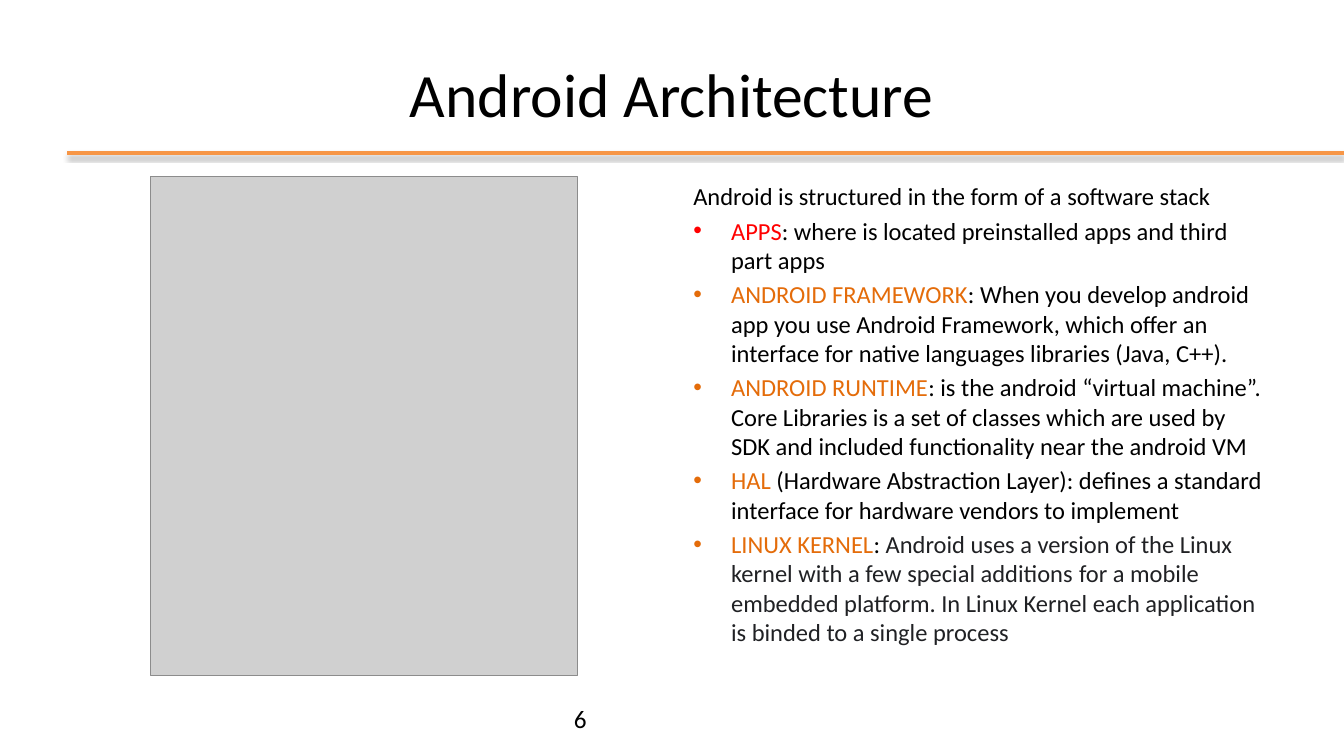
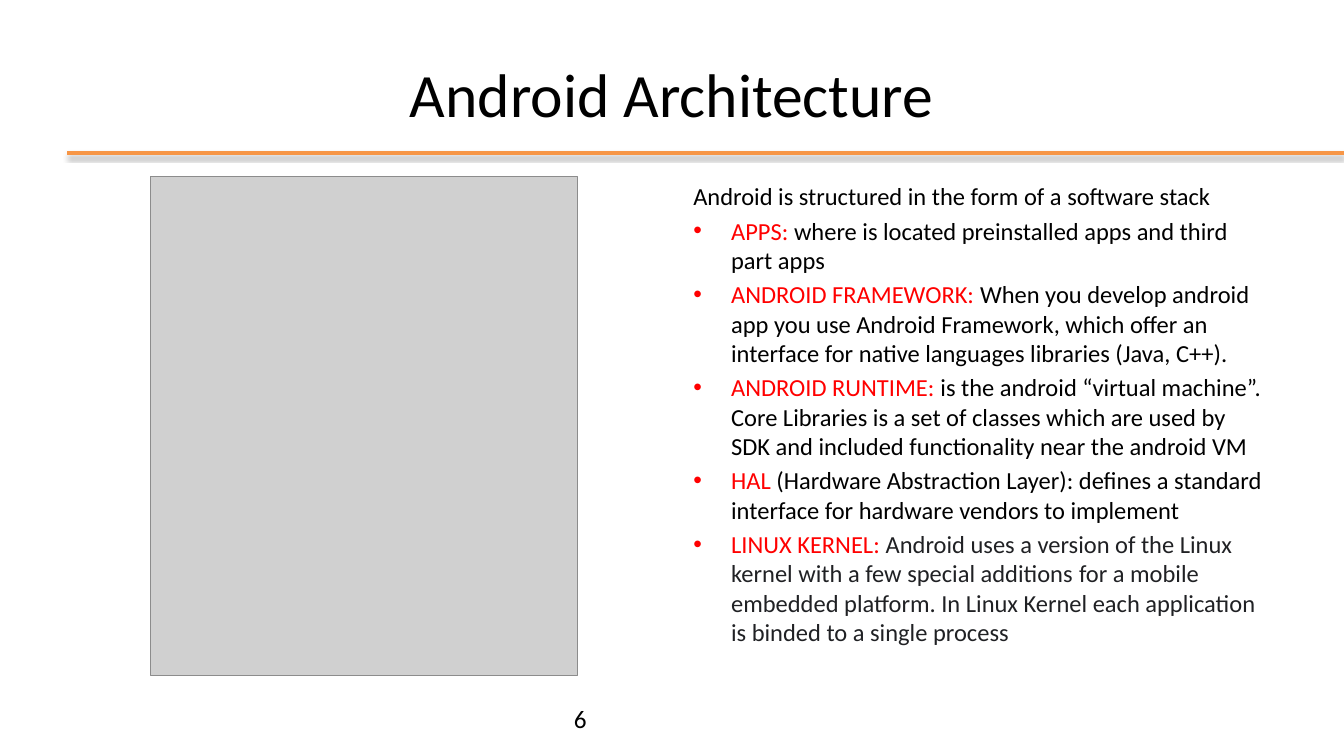
Before and after one commit to kevinmala00/ATTIVITA-PROGETTUALE, a slide deck: slide 6 of slides/01 - Android Introduction.pptx. Drawn at 1344x756 pixels with LibreOffice and Linux fonts; fonts in the diff are those of the drawing; grey boxes stand for pictures; background and template pictures are left out. Boxes give left, top, right and bottom in pixels: in the first picture for what was removed or moved away, otherwise in the second. Text is boxed around its words. In the diff, an @@ line names an element or a change of style, - is before the commit and + after.

Commit message:
M1 -> COMPLETED (add android libraries)

```diff
--- a/slides/01 - Android Introduction.pptx
+++ b/slides/01 - Android Introduction.pptx
@@ text at box(731, 223, 1261, 646): text colour #000000 to #FF0000 in "APPS:", "FRAMEWORK:", "RUNTIME:", "KERNEL:"; text colour #E46C0A to #FF0000 in "ANDROID FRAMEWORK:", "ANDROID RUNTIME:", "HAL", "LINUX KERNEL:" @@
```
Also in this commit, not shown: 2 other slides changed.
